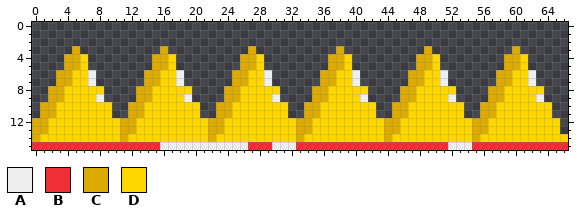
A sprite sheet gets an edit: CasaDesDiamantes/sprites/spikes_spr/05ef7008-efda-4adc-8f43-977d9ba01046.png. That is the earlier state.
The file is 67x16 pixels.
Palette (. is transparent): A #eeeeee  B #ee2f36  C #ddaa02  D #ffd700
The same view after the edit:
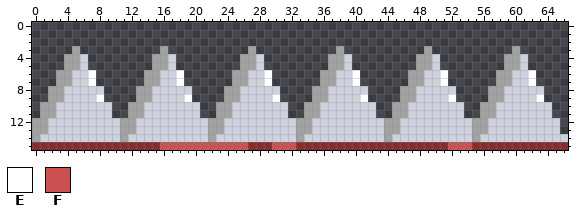
Colours new in this view: E #ffffff  F #cc5151
The exact change:
@@ palette @@
-B #ee2f36
+B #872f2f
-C #ddaa02
+C #a3a3a3
-D #ffd700
+D #ccd1dd
@@ x 0..66 @@
  5 ....CCD........CCD........CCD........CCD........CCD........CCD.....
- 6 ...CCDDA......CCDDA......CCDDA......CCDDA......CCDDA......CCDDA....
- 7 ...CCDDA......CCDDA......CCDDA......CCDDA......CCDDA......CCDDA....
+ 6 ...CCDDE......CCDDE......CCDDE......CCDDE......CCDDE......CCDDE....
+ 7 ...CCDDE......CCDDE......CCDDE......CCDDE......CCDDE......CCDDE....
  8 ..CCDDDDD....CCDDDDD....CCDDDDD....CCDDDDD....CCDDDDD....CCDDDDD...
- 9 ..CCDDDDA....CCDDDDA....CCDDDDA....CCDDDDA....CCDDDDA....CCDDDDA...
+ 9 ..CCDDDDE....CCDDDDE....CCDDDDE....CCDDDDE....CCDDDDE....CCDDDDE...
 10 .CCDDDDDDD..CCDDDDDDD..CCDDDDDDD..CCDDDDDDD..CCDDDDDDD..CCDDDDDDD..
@@ x 14..56 @@
 14 DDDDDDDDCDDDDDDDDDDCDDDDDDDDDDCDDDDDDDDDDCD
-15 BBAAAAAAAAAAABBBAAABBBBBBBBBBBBBBBBBBBAAABB
+15 BBFFFFFFFFFFFBBBFFFBBBBBBBBBBBBBBBBBBBFFFBB
Changed places in both pictures, as pixel boxes (x1, y1, x2, y2):
changed: (32, 46, 568, 150)
